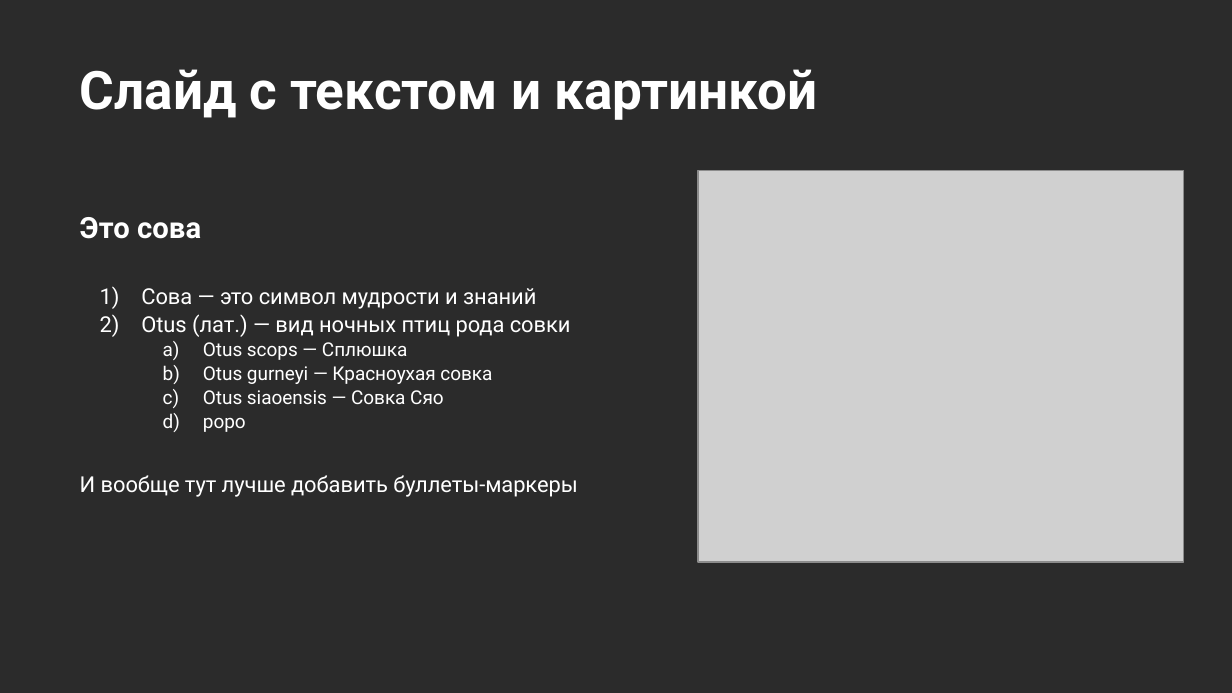
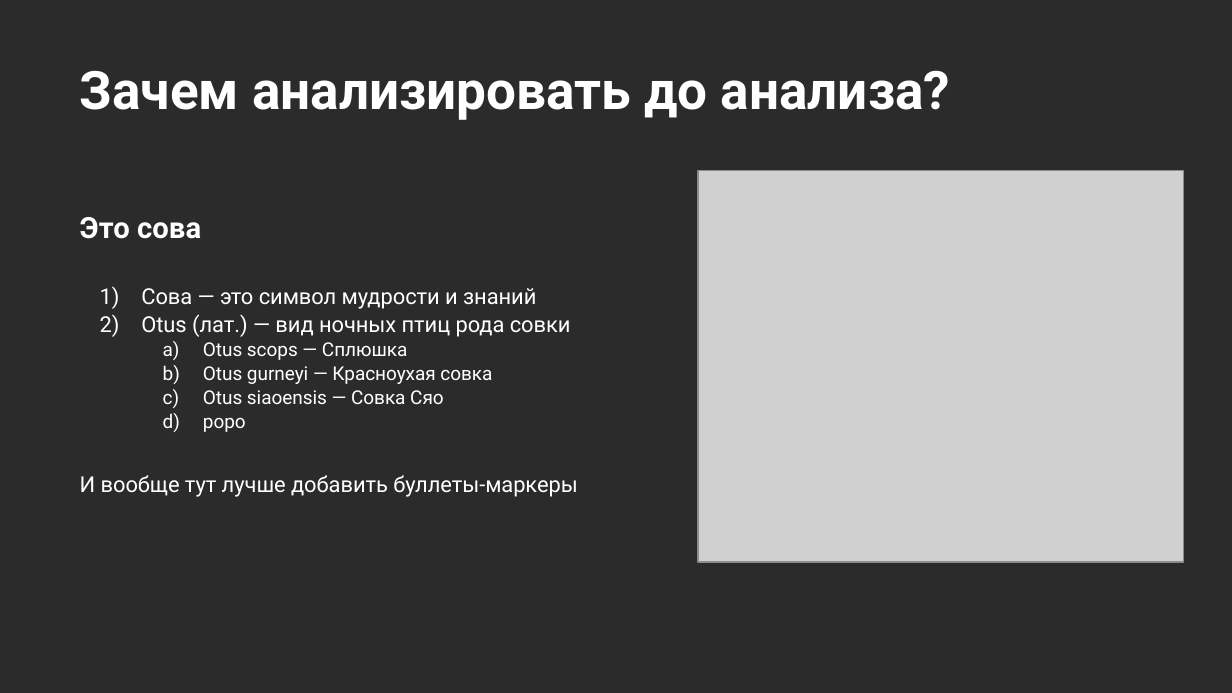
Before and after one commit to Marwolaeth/OTUS_R4DA, a slide deck: slide 10 of teaching/R4DA-EDA4ML.pptx. Drawn at 1232x693 pixels with LibreOffice and Linux fonts; fonts in the diff are those of the drawing; grey boxes stand for pictures; background and template pictures are left out; a plain dark background stands for a picture behind light text. Boxes give left, top, right and bottom in pixels: in the first picture for what was removed or moved away, otherwise in the second. Text is boxed around its words. In the diff, an @@ line names an element or a change of style, - is before the commit and + after.

Commit message:
More slides

```diff
--- a/teaching/R4DA-EDA4ML.pptx
+++ b/teaching/R4DA-EDA4ML.pptx
@@ title at [80,70,950,120]: text changed @@
-Слайд с текстом и картинкой
+Зачем анализировать до анализа?
```
Also in this commit, not shown: 3 other slides changed.
